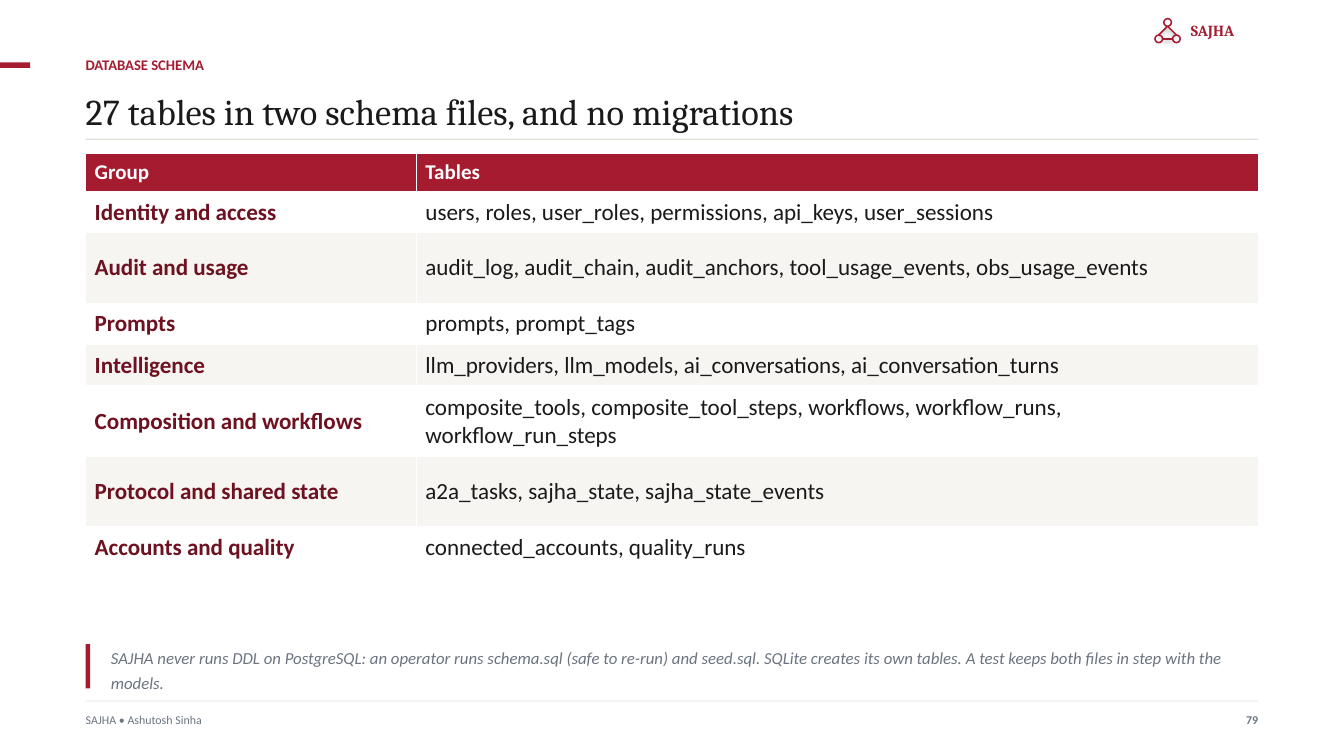
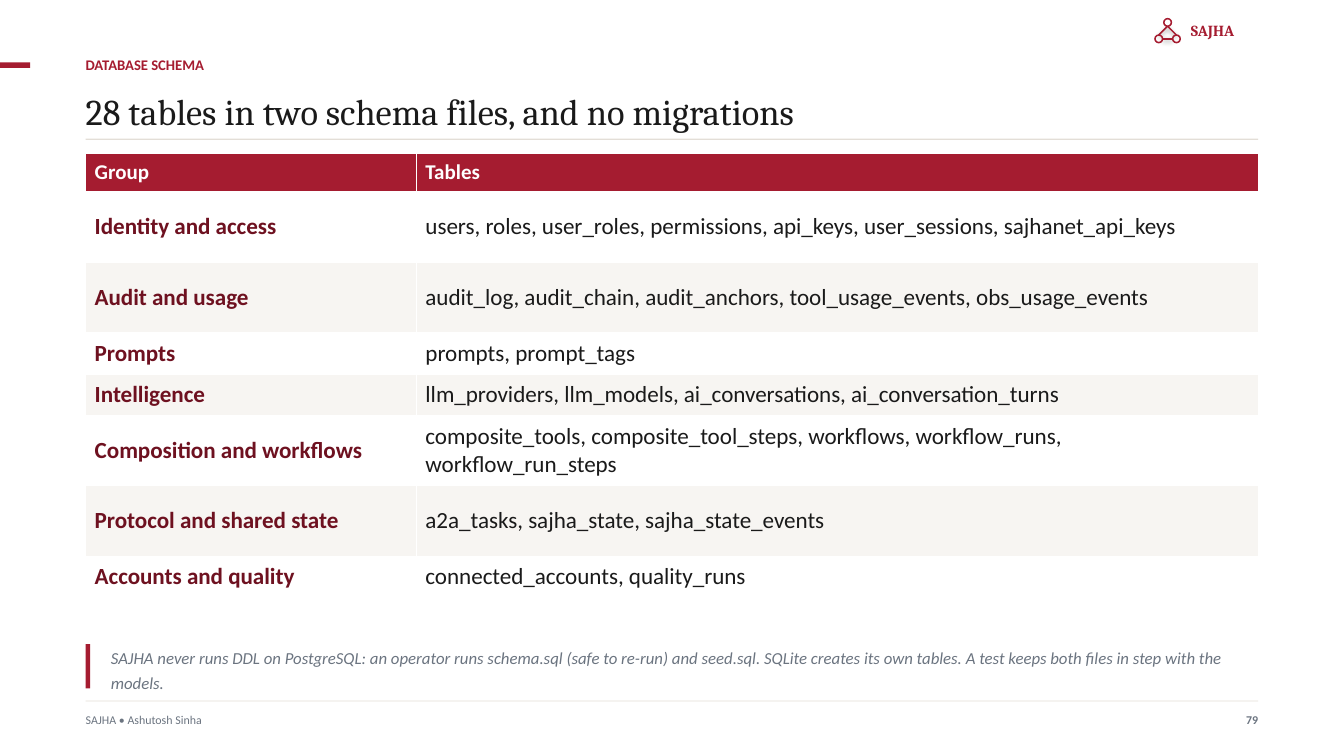
Before and after one commit to ajsinha/sajhamcpserver, a slide deck: slide 79 of docs/publications/SAJHA-MCP-Server.pptx. Drawn at 1344x756 pixels with LibreOffice and Linux fonts; fonts in the diff are those of the drawing. Boxes give left, top, right and bottom in pixels: in the first picture for what was removed or moved away, otherwise in the second. Text is boxed around its words. In the diff, an @@ line names an element or a change of style, - is before the commit and + after.

```diff
--- a/docs/publications/SAJHA-MCP-Server.pptx
+++ b/docs/publications/SAJHA-MCP-Server.pptx
@@ text at bbox=[86, 99, 794, 133]: text changed @@
-27 tables in two schema files, and no migrations
+28 tables in two schema files, and no migrations
@@ table at bbox=[86, 153, 1258, 598] @@
-row 2, column 2: users, roles, user_roles, permissions, api_keys, user_sessions
+row 2, column 2: users, roles, user_roles, permissions, api_keys, user_sessions, sajhanet_api_keys
```
Also in this commit, not shown: 9 other slides changed, 47 other files.
